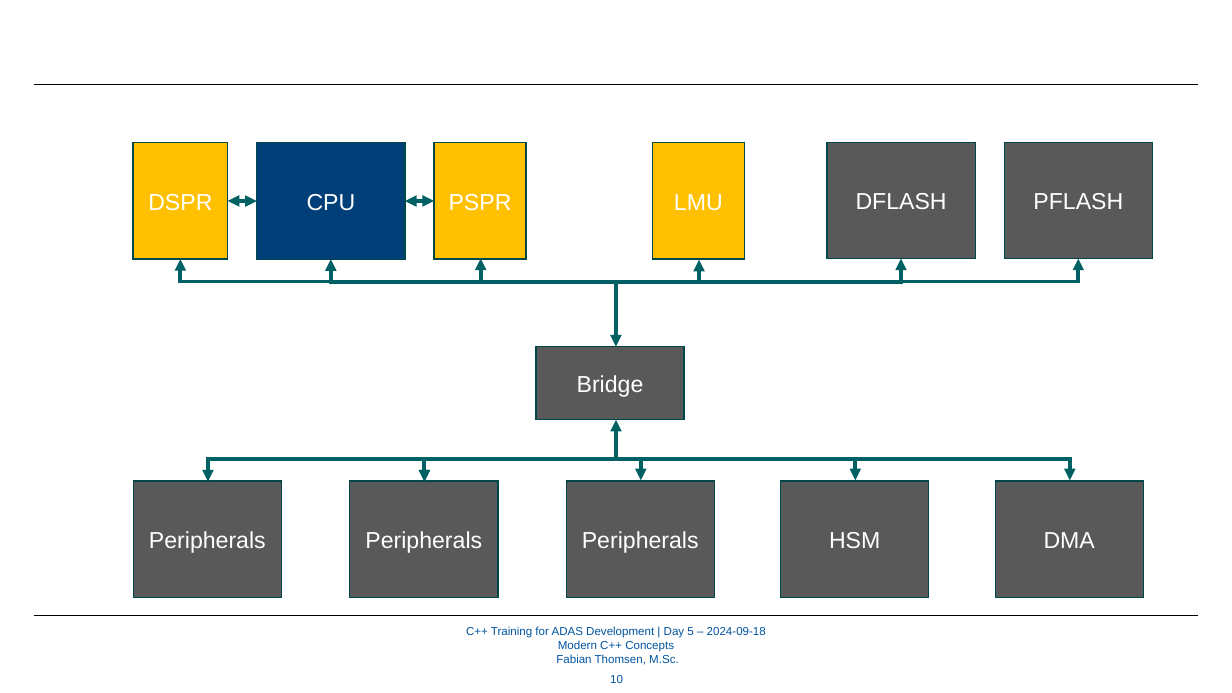
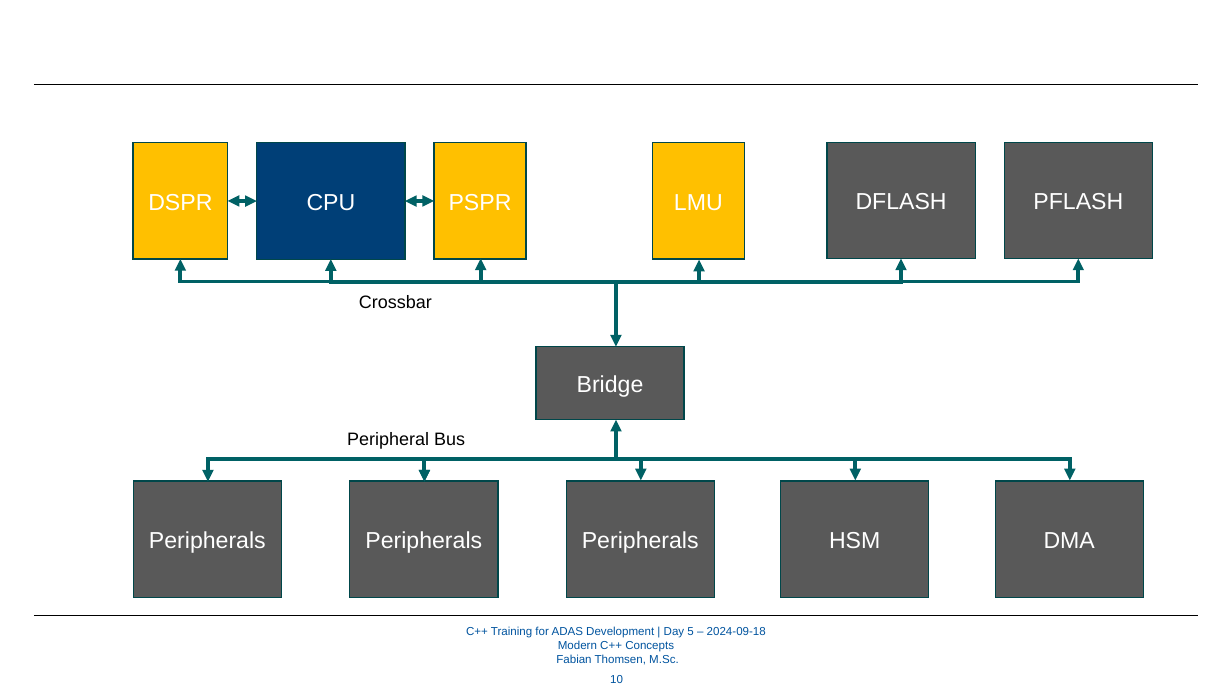
Before and after one commit to WhR4Ven/Diss_Dokument, a slide deck: slide 10 of Vortrag/05_ModernCPPConcepts_Part1 - Kopie.pptx. Drawn at 1232x693 pixels with LibreOffice and Linux fonts; fonts in the diff are those of the drawing; background and template pictures are left out. Boxes give left, top, right and bottom in pixels: in the first picture for what was removed or moved away, otherwise in the second. Text is boxed around its words. In the diff, an @@ line names an element or a change of style, - is before the commit and + after.

Commit message:
folie update

```diff
--- a/Vortrag/05_ModernCPPConcepts_Part1 - Kopie.pptx
+++ b/Vortrag/05_ModernCPPConcepts_Part1 - Kopie.pptx
@@ text added at box(359, 295, 432, 308), 14 pt, text #000000 @@
+Crossbar
@@ text added at box(347, 432, 465, 449), 14 pt, text #000000 @@
+Peripheral Bus
```
Also in this commit, not shown: 1 slide added.
